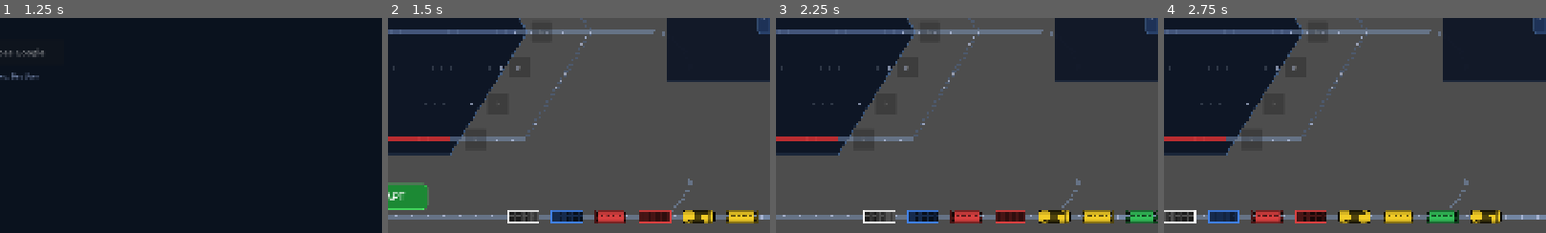
Above: before the commit, frames 1-4 (left to right).
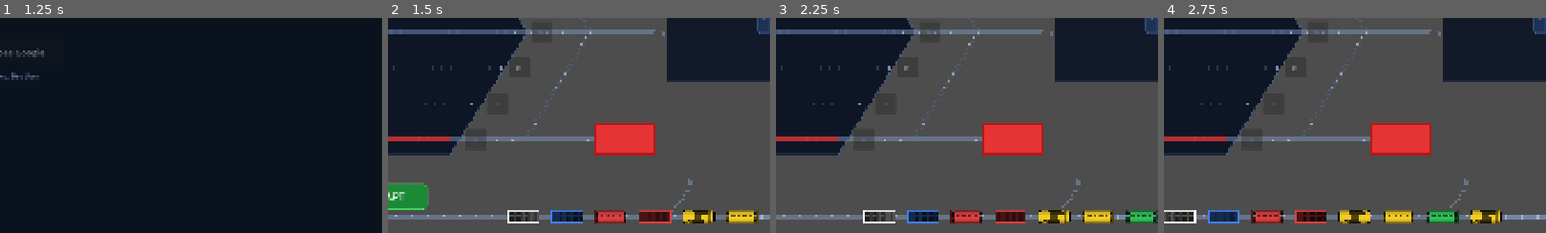
Above: after the commit, the same moments.

Repository: Fenimors99/shunting-game
Game: Godot game, scene res://scenes/LoginScreen.tscn
Two runs of this game, one before a commit and one after it. Both use one fixed random seed, a clock stepped at 60 frames per second and the inputs below.
Inputs:
- Up to frame 1 (1.25 s): click "Увійти через Google" at 0.5 s
- Up to frame 2 (1.5 s): tap Enter at 1.25 s
- Up to frame 3 (2.25 s): click "СТАРТ" at 2 s
- Up to frame 4 (2.75 s): no input
The pictures show only the part of the screen within x 50-100%, y 50-100%; the shares and areas given below are measured in that part.

Frame 1 is identical in both runs. In frame 2, 2.8% of the frame differs, in the area x 36-70%, y 48-64%; in frame 3, 2.8%; in frame 4, 2.8%.

Commit message:
feat(track7): repair depot — straight exit branch + building overlay
Track 7 gets a second exit: short rail going right to a repair depot
building. Wagons animate into the building and disappear. Depot roof
drawn as opaque Node2D at z_index=1 so wagons slide under it.

Diff:
--- a/scripts/GameScreen.gd
+++ b/scripts/GameScreen.gd
@@ -122,7 +122,10 @@
 	if not loco_depot.use_locomotive():
 		return
 	var wagons: Array = station.pop_all_wagons(track_index)
-	_animate_exit(wagons, track_index)
+	if track_index == 7:
+		_animate_to_repair(wagons)
+	else:
+		_animate_exit(wagons, track_index)
 
 func _on_track_exit_choice(track_index: int, submit: bool) -> void:
 	if not loco_depot.use_locomotive():
@@ -182,3 +185,18 @@
 				queue.receive_wagon(wagon)
 			)
 		)
+
+func _animate_to_repair(wagons: Array) -> void:
+	var dest_x   := Layout.REPAIR_DEPOT_RECT.get_center().x
+	var track7_y := Layout.get_track_y(7)
+	for i in wagons.size():
+		var wagon: Wagon = wagons[i]
+		var pts := PackedVector2Array()
+		pts.append(wagon.position)
+		pts.append(Vector2(dest_x, track7_y))
+		var idx := i
+		var delay_tween := create_tween()
+		delay_tween.tween_interval(idx * 0.18)
+		delay_tween.tween_callback(func():
+			_animate_along_path(wagon, pts, wagon.queue_free)
+		)
--- a/scripts/Layout.gd
+++ b/scripts/Layout.gd
@@ -188,6 +188,7 @@
 
 
 const LOCO_DEPOT_RECT   := Rect2(1310.0, 800.0, 180.0, 75.0)
+const REPAIR_DEPOT_RECT := Rect2(1480.0, 808.0, 150.0, 74.0)  # будівля ремонту, колія 7
 
 static func is_wagon_compatible(wagon_type: Wagon.WagonType, track_index: int) -> bool:
 	match wagon_type:
--- a/scripts/Station.gd
+++ b/scripts/Station.gd
@@ -33,6 +33,16 @@
 	_create_entry_buttons()
 	_create_exit_buttons()
 	_create_choice_containers()
+	_create_repair_depot_roof()
+
+func _create_repair_depot_roof() -> void:
+	var roof := Node2D.new()
+	roof.z_index = 1  # один рівень над рейками/вагонами що на z=0
+	roof.connect("draw", func():
+		roof.draw_rect(Layout.REPAIR_DEPOT_RECT, Color(0.9, 0.2, 0.2, 1.0), true)
+		roof.draw_rect(Layout.REPAIR_DEPOT_RECT, Color(0.7, 0.1, 0.1, 1.0), false, 2.0)
+	)
+	add_child(roof)
 
 # Розраховує (start_x, end_x) рейок для колії відносно центральної (найдовшої).
 # Коротші колії симетрично зміщені всередину, формуючи шестикутник.
@@ -265,6 +275,15 @@
 			thin_color
 		)
 
+	# 3.5. Пряма гілка від колії 7 до ремонтного депо
+	var track7_y := Layout.get_track_y(7)
+	var fork_x   := Layout.get_exit_rail_x(7)
+	_draw_rail_segment(
+		Vector2(fork_x, track7_y),
+		Vector2(Layout.REPAIR_DEPOT_RECT.position.x, track7_y),
+		rail_color
+	)
+
 	# 4. Вихідна дуга
 	_draw_curved_rail(Layout.get_exit_arc(), rail_color)
 
